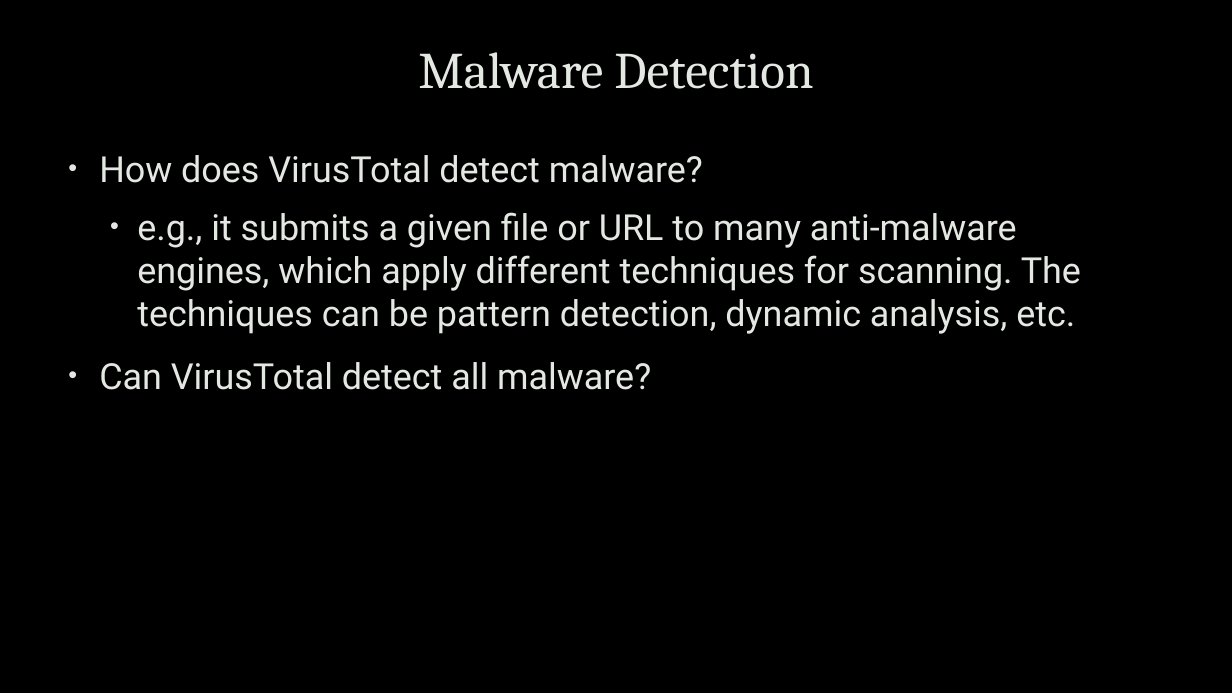
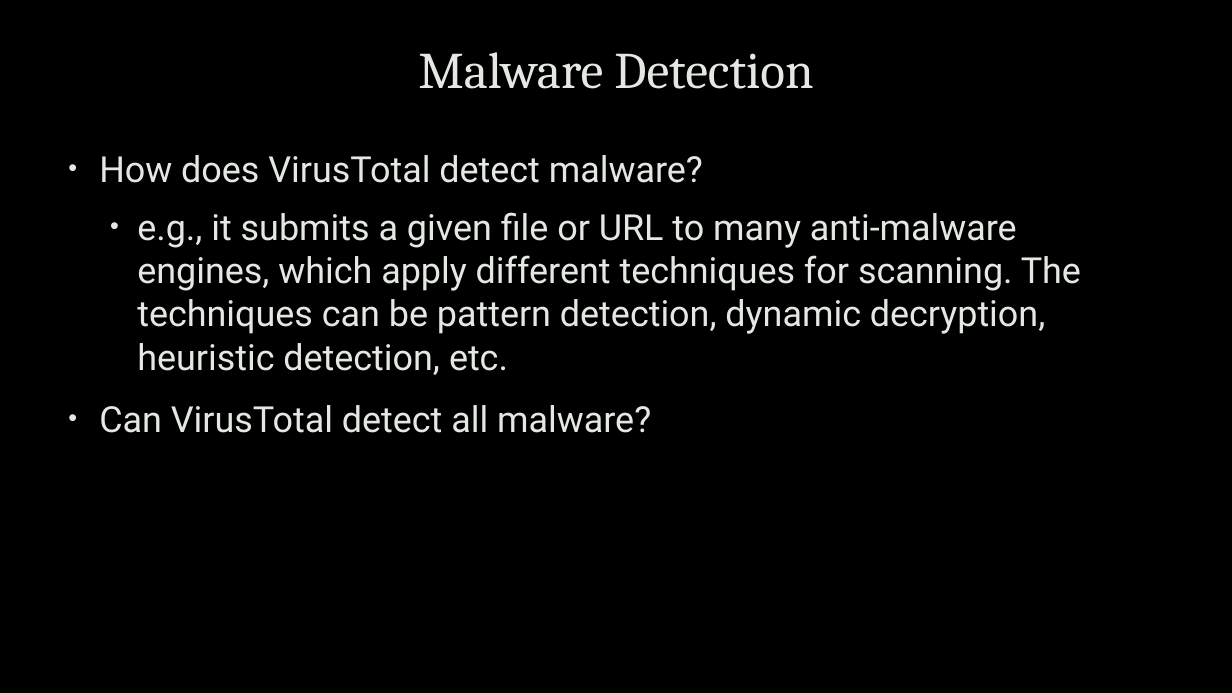
Before and after one commit to uwacyber/cits1003, a slide deck: slide 43 of cits1003-lecture_slides/CITS1003-4 Threats-exercises.pptx. Drawn at 1232x693 pixels with LibreOffice and Linux fonts; fonts in the diff are those of the drawing; background and template pictures are left out. Boxes give left, top, right and bottom in pixels: in the first picture for what was removed or moved away, otherwise in the second. Text is boxed around its words. In the diff, an @@ line names an element or a change of style, - is before the commit and + after.

```diff
--- a/cits1003-lecture_slides/CITS1003-4 Threats-exercises.pptx
+++ b/cits1003-lecture_slides/CITS1003-4 Threats-exercises.pptx
@@ text at <box>137,212,1081,375</box>: text changed @@
-  • e.g., it submits a given file or URL to many anti-malware engines, which apply different techniques for scanning. The techniques can be pattern detection, dynamic analysis, etc.
+  • e.g., it submits a given file or URL to many anti-malware engines, which apply different techniques for scanning. The techniques can be pattern detection, dynamic decryption, heuristic detection, etc.
```
Also in this commit, not shown: 8 other slides changed, 2 slides added.
